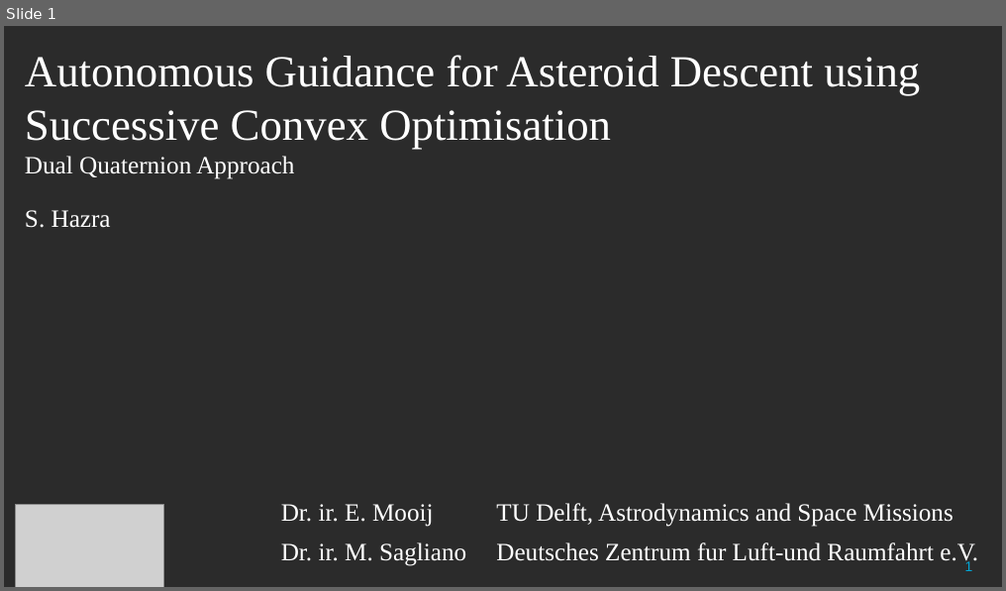
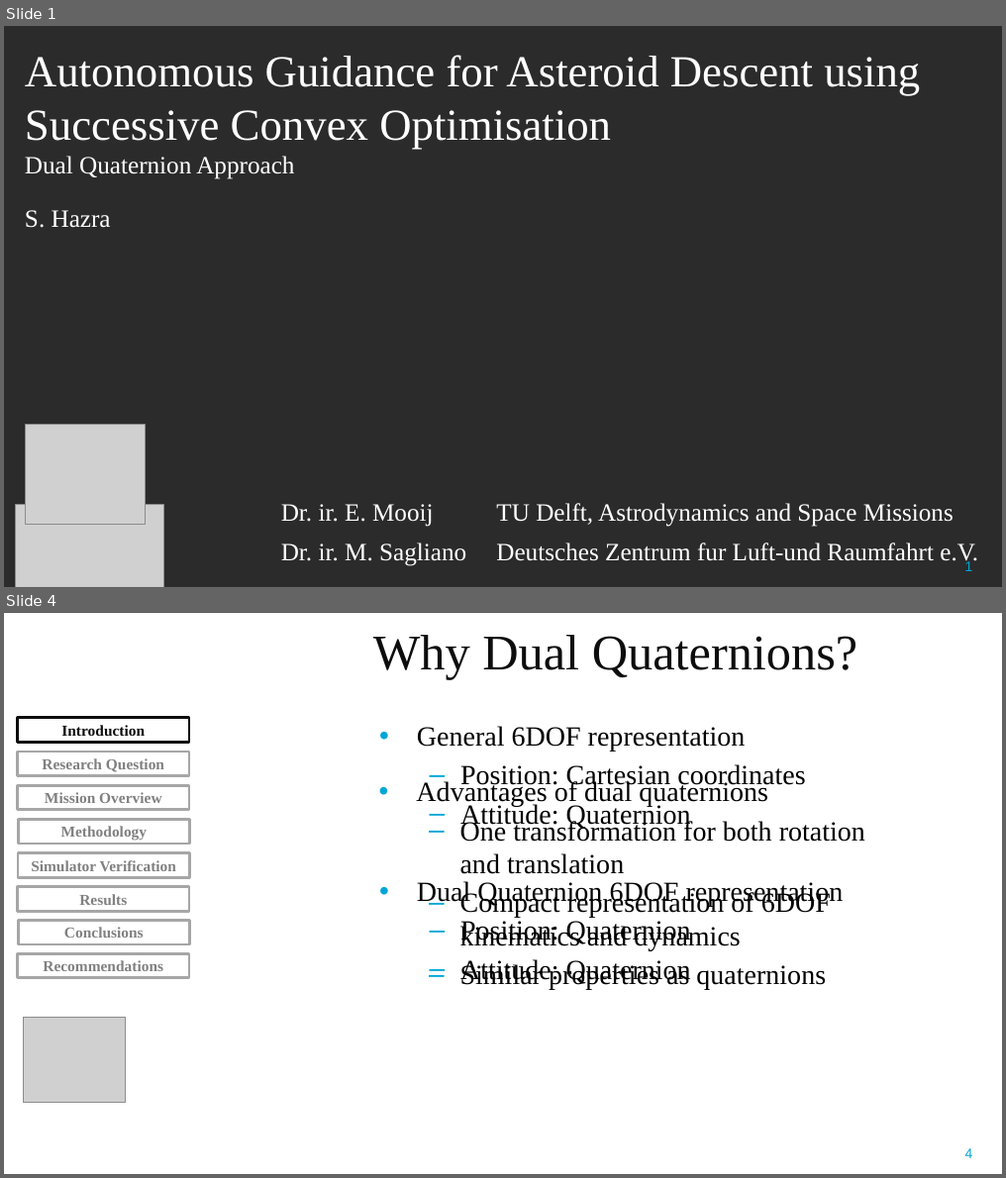
Before and after one commit to ShriyaH/Thesis, a slide deck: defense_presentation.pptx. Shown one above the other, each under a label of ours: slide 1 before the commit, slides 1 and 4 after it; the slides between them are not shown. The pictures are 1006x591 and 1006x1178 pixels, drawn with LibreOffice and Linux fonts; fonts in the diff are those of the drawing; grey boxes stand for pictures; background and template pictures are left out; a plain dark background stands for a picture behind light text. Boxes give left, top, right and bottom in pixels: in the first picture for what was removed or moved away, otherwise in the second. Text is boxed around its words. In the diff, an @@ line names an element or a change of style, - is before the commit and + after.

```diff
--- a/defense_presentation.pptx
+++ b/defense_presentation.pptx
@@ slide 4 added at <box>4,613,1002,1174</box>, background #FFFFFF; not listed: 1 template element that a slide beside it also shows @@
@@ title added at <box>373,635,857,680</box>, 36 pt, text #0D0D0D @@
+Why Dual Quaternions?
@@ rectangle added at <box>18,718,189,742</box>, outline #0D0D0D 2 pt, 11 pt, text #0D0D0D, bold @@
+Introduction
@@ text added at <box>417,726,844,984</box>, 20 pt, text #000000 @@
+• General 6DOF representation
+  – Position: Cartesian coordinates
+  – Attitude: Quaternion
+• Dual Quaternion 6DOF representation
+  – Position: Quaternion
+  – Attitude: Quaternion
@@ rectangle added at <box>18,752,189,775</box>, outline #A6A6A6 2 pt, 11 pt, text #808080, bold @@
+Research Question
@@ rectangle added at <box>18,785,189,810</box>, outline #A6A6A6 2 pt, 11 pt, text #808080, bold @@
+Mission Overview
@@ text added at <box>416,780,865,990</box>, 20 pt, text #000000 @@
+• Advantages of dual quaternions
+  – One transformation for both rotation and translation
+  – Compact representation of 6DOF kinematics and dynamics
+  – Similar properties as quaternions
@@ rectangle added at <box>18,820,189,844</box>, outline #A6A6A6 2 pt, 11 pt, text #808080, bold @@
+Methodology
@@ rectangle added at <box>18,854,189,877</box>, outline #A6A6A6 2 pt, 11 pt, text #808080, bold @@
+Simulator Verification
@@ rectangle added at <box>18,887,189,911</box>, outline #A6A6A6 2 pt, 11 pt, text #808080, bold @@
+Results
@@ rectangle added at <box>18,920,189,945</box>, outline #A6A6A6 2 pt, 11 pt, text #808080, bold @@
+Conclusions
@@ rectangle added at <box>18,954,189,977</box>, outline #A6A6A6 2 pt, 11 pt, text #808080, bold @@
+Recommendations
@@ picture added at <box>24,1017,126,1102</box> @@
@@ slide 1 changed as well @@
@@ picture added at <box>25,424,145,524</box> @@
```
Also in this commit, not shown: 8 other slides changed, 21 other slides added, 26 slides removed, 3 other files.
